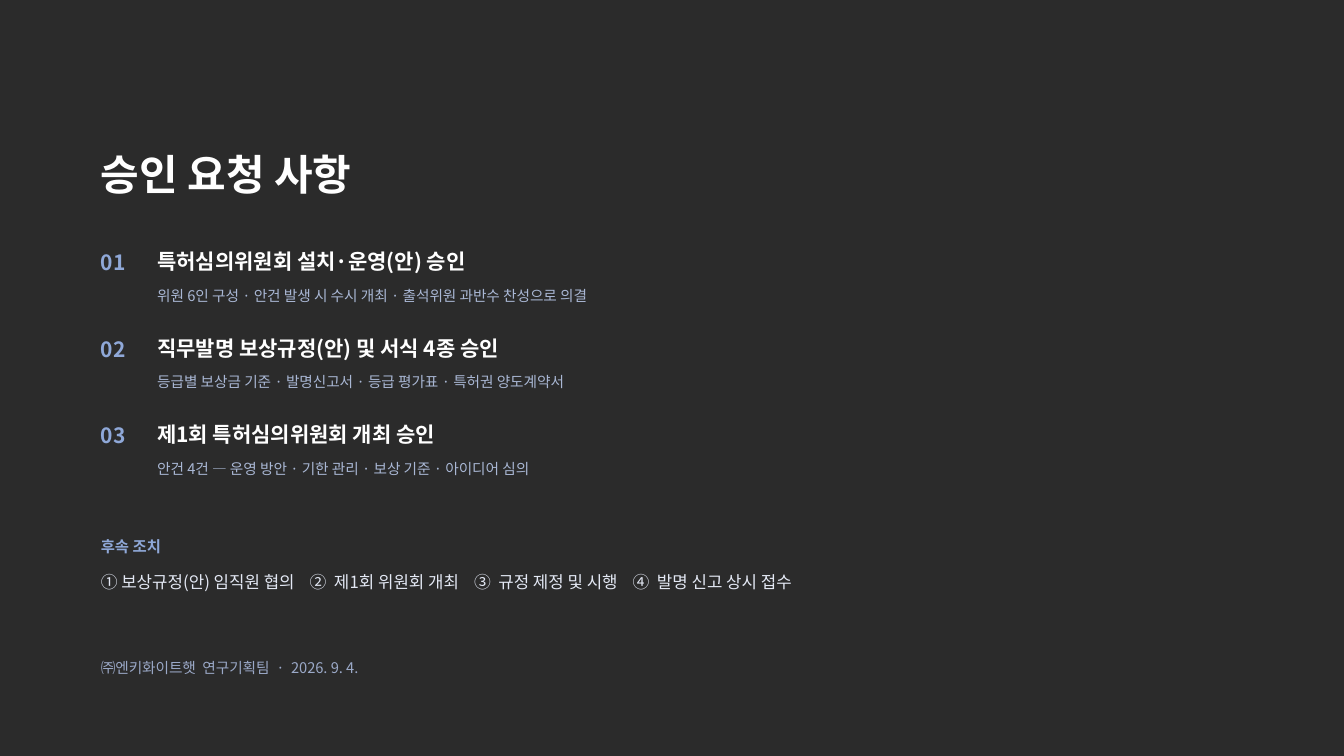
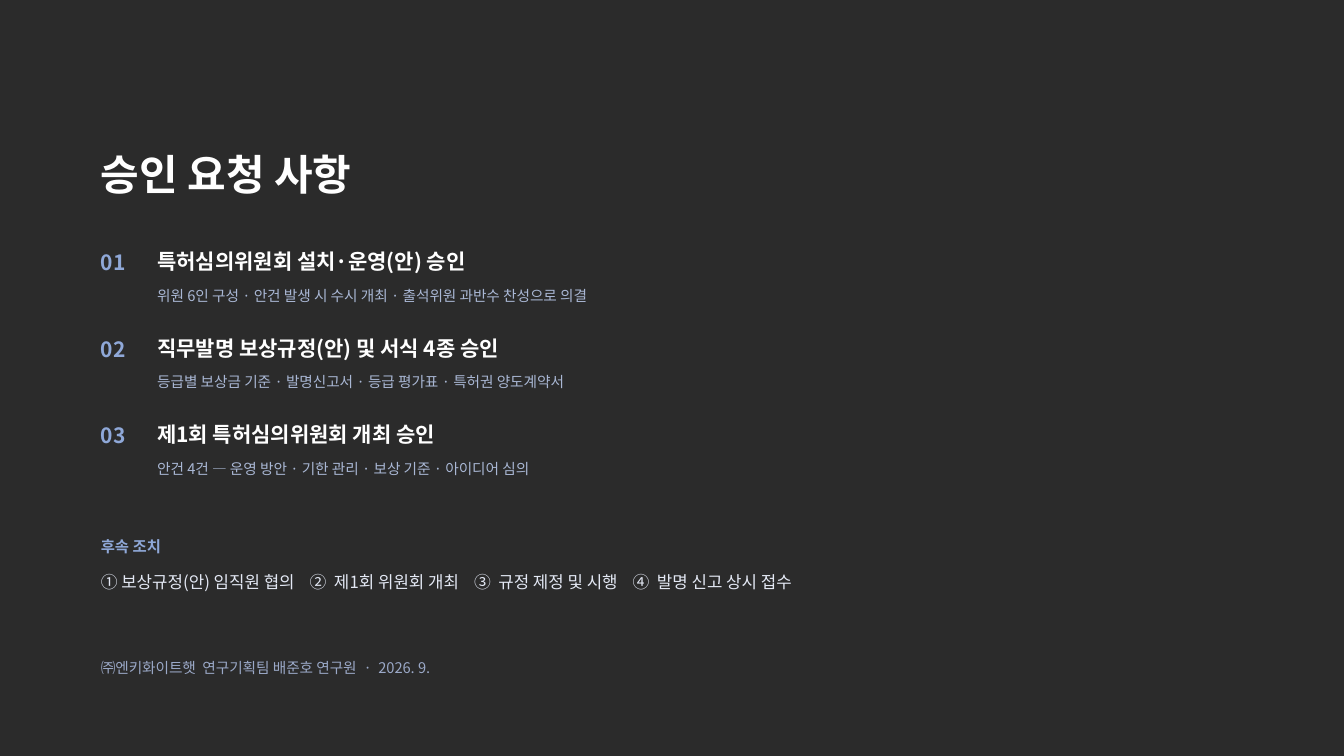
Before and after one commit to yellowCornSalad/chamyeoyul, a slide deck: slide 13 of docs/patent-committee/특허심의위원회_설치운영안_보고.pptx. Drawn at 1344x756 pixels with LibreOffice and Linux fonts; fonts in the diff are those of the drawing; background and template pictures are left out; a plain dark background stands for a picture behind light text. Boxes give left, top, right and bottom in pixels: in the first picture for what was removed or moved away, otherwise in the second. Text is boxed around its words. In the diff, an @@ line names an element or a change of style, - is before the commit and + after.

```diff
--- a/docs/patent-committee/특허심의위원회_설치운영안_보고.pptx
+++ b/docs/patent-committee/특허심의위원회_설치운영안_보고.pptx
@@ text at box(101, 661, 430, 674): text changed @@
-㈜엔키화이트햇 연구기획팀 · 2026. 9. 4.
+㈜엔키화이트햇 연구기획팀 배준호 연구원 · 2026. 9.
```
Also in this commit, not shown: 1 other slide changed, 1 other file.
